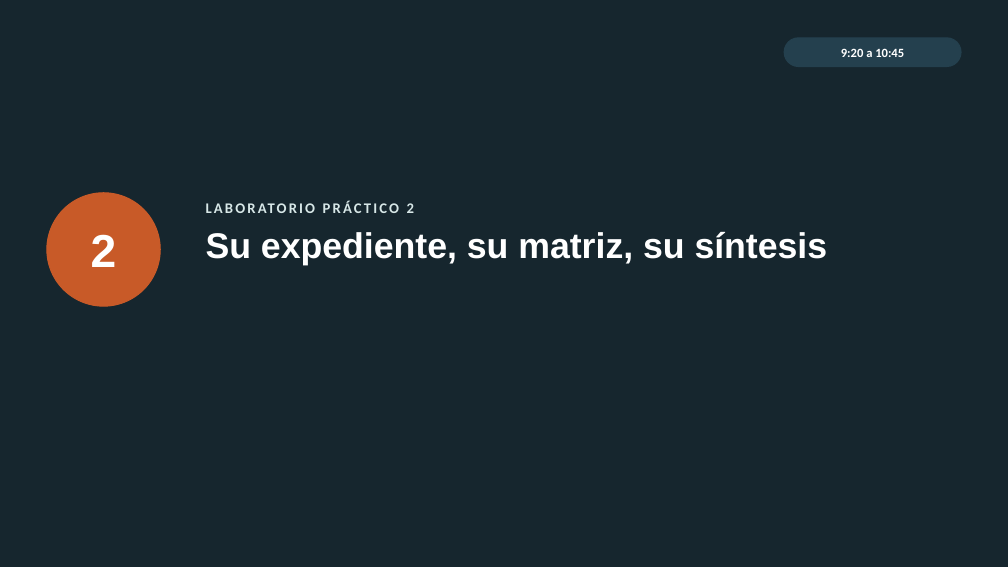
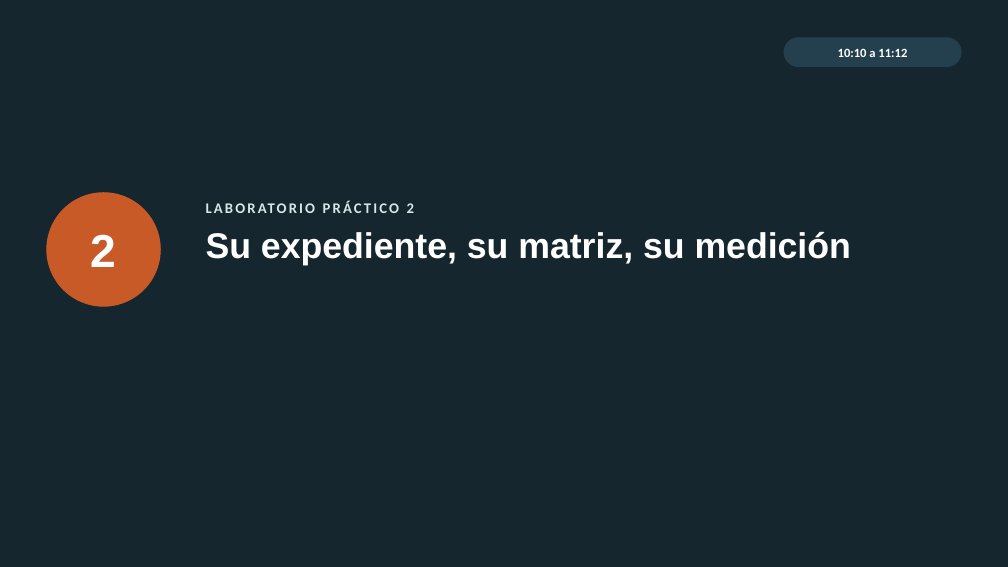
Before and after one commit to marvtrejo/curso-inegi-gen-ai, a slide deck: slide 12 of sesion-06/Sesion_06_Laboratorio_Cualitativo.pptx (slide 5 before the commit). Drawn at 1008x567 pixels with LibreOffice and Linux fonts; fonts in the diff are those of the drawing. Boxes give left, top, right and bottom in pixels: in the first picture for what was removed or moved away, otherwise in the second. Text is boxed around its words. In the diff, an @@ line names an element or a change of style, - is before the commit and + after.

```diff
--- a/sesion-06/Sesion_06_Laboratorio_Cualitativo.pptx
+++ b/sesion-06/Sesion_06_Laboratorio_Cualitativo.pptx
@@ text at (x1=838, y1=48, x2=907, y2=57): text changed @@
-9:20 a 10:45
+10:10 a 11:12
@@ text at (x1=206, y1=232, x2=851, y2=265): text changed @@
-Su expediente, su matriz, su síntesis
+Su expediente, su matriz, su medición
```
Also in this commit, not shown: 5 other slides changed, 11 slides added, 5 slides removed, 3 other files.
